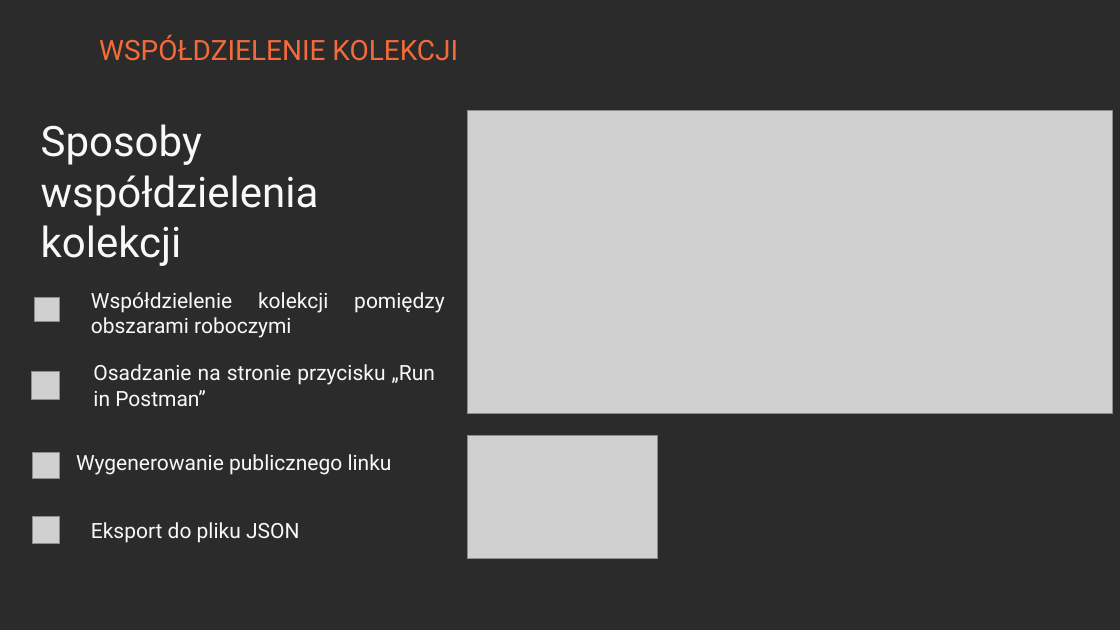
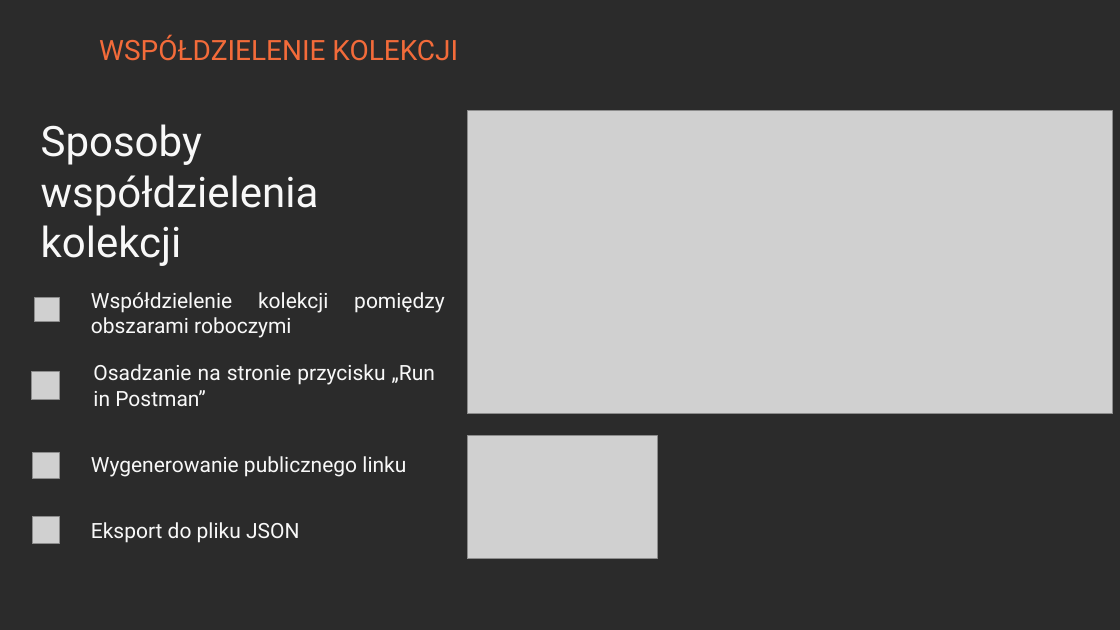
Before and after one commit to jaroslawjusiak/UserManager, a slide deck: slide 5 of Postman.pptx. Drawn at 1120x630 pixels with LibreOffice and Linux fonts; fonts in the diff are those of the drawing; grey boxes stand for pictures; background and template pictures are left out; a plain dark background stands for a picture behind light text. Boxes give left, top, right and bottom in pixels: in the first picture for what was removed or moved away, otherwise in the second. Text is boxed around its words. In the diff, an @@ line names an element or a change of style, - is before the commit and + after.

```diff
--- a/Postman.pptx
+++ b/Postman.pptx
@@ text "Wygenerowanie publicznego linku" moved from (x1=76, y1=454, x2=392, y2=475) to (x1=91, y1=456, x2=406, y2=477) @@
```
Also in this commit, not shown: 5 slides added.
